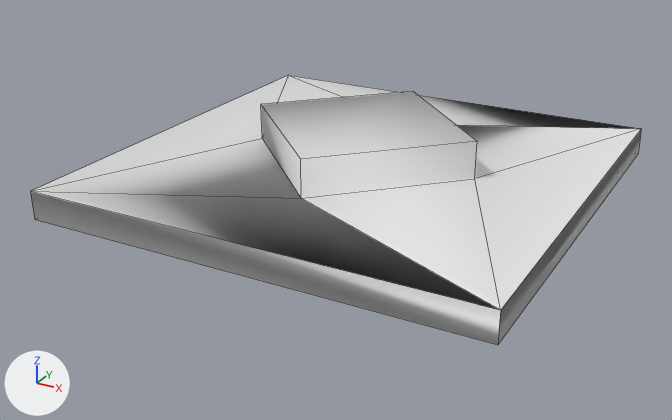
Two versions of the OBJ model 3d/mini-golf/Obstacle_diamond_01.obj, one commit apart.
Camera for both pictures: a 50 mm camera at (4.16, -3.7, 2.37) aimed at (1.42, 1.28, -0.13). The lights are fixed; the arrows at lower left show +X, +Y and +Z. Mesh edges are drawn as thin lines. Where no turn or scale is listed for an object, it has been applied to the vertices.

The first picture shows 'Obstacle_diamond_01'.
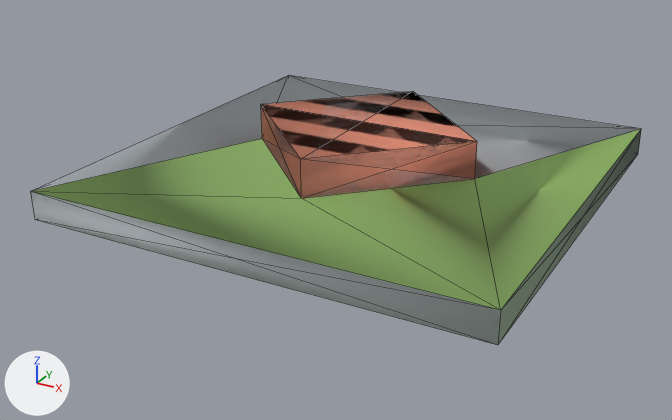
The change, as a list of edits to the scene's bpy script:
```text
Change mat_green:
    mat_green.base_color: (0.8, 0.8, 0.8) -> (0.475, 0.788, 0.239)  # white #e7e7e7 -> green #b7e686
Change mat_backcolor:
    mat_backcolor.base_color: (0.8, 0.8, 0.8) -> (0.643, 0.698, 0.733)  # white #e7e7e7 -> light grey #d2dade
Change mat_red:
    mat_red.base_color: (0.8, 0.8, 0.8) -> (0.71, 0.247, 0.161)  # white #e7e7e7 -> beige #db8870
Change me_obstacle_diamond_01:
    used by ob_obstacle_diamond_01; location = (0.0, 0.0, 0.0)
    remove me_obstacle_diamond_01.from_pydata(...)  # 16 vertices, 18 faces; spans x 0.0..3.0, y 0.0..3.0, z 0.0..0.44
    add me_obstacle_diamond_01.from_pydata(...)  # 16 vertices, 48 faces; spans x 0.0..3.0, y 0.0..3.0, z 0.0..0.44
    me_obstacle_diamond_01 part 1
    15 faces are deleted
    12 new faces join them, mat_green (green #b7e686)
    23 new faces join them, mat_backcolor (light grey #d2dade)
    10 new faces join them, mat_red (beige #db8870)
    me_obstacle_diamond_01 part 2: 3 faces spanning x 0.0..3.0, y 0.0..3.0, z 0.19 switch from mat_green (white #e7e7e7) to mat_backcolor (light grey #d2dade)
    me_obstacle_diamond_01 part 3: 2 faces spanning x 1.5..3.0, y 0.0..3.0, z 0.19 switch from mat_backcolor (white #e7e7e7) to mat_green (green #b7e686)
    me_obstacle_diamond_01 part 4: the surface is now shaded flat
```

Pixel boxes [x1, y1, x2, y2] of what changed, in the pictures (672 x 420 px):
'Obstacle_diamond_01', recoloured, reshaped: [30, 75, 641, 345] in both
part 1 of me_obstacle_diamond_01, built on: [30, 92, 641, 345] in both
part 2 of me_obstacle_diamond_01, recoloured (white to grey): [33, 75, 638, 191] in both
part 3 of me_obstacle_diamond_01, recoloured (white to green): [302, 129, 641, 310] in both
